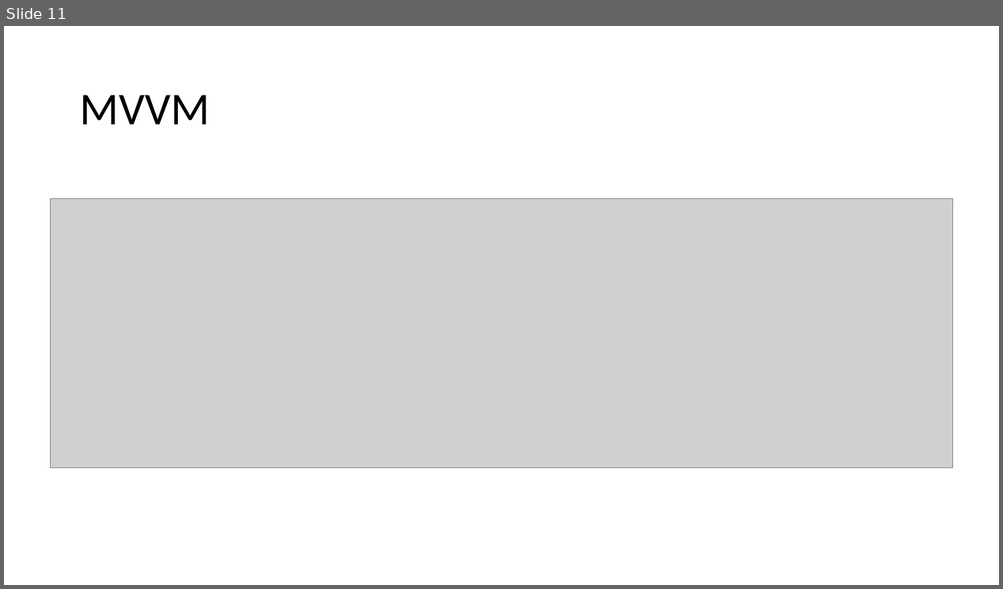
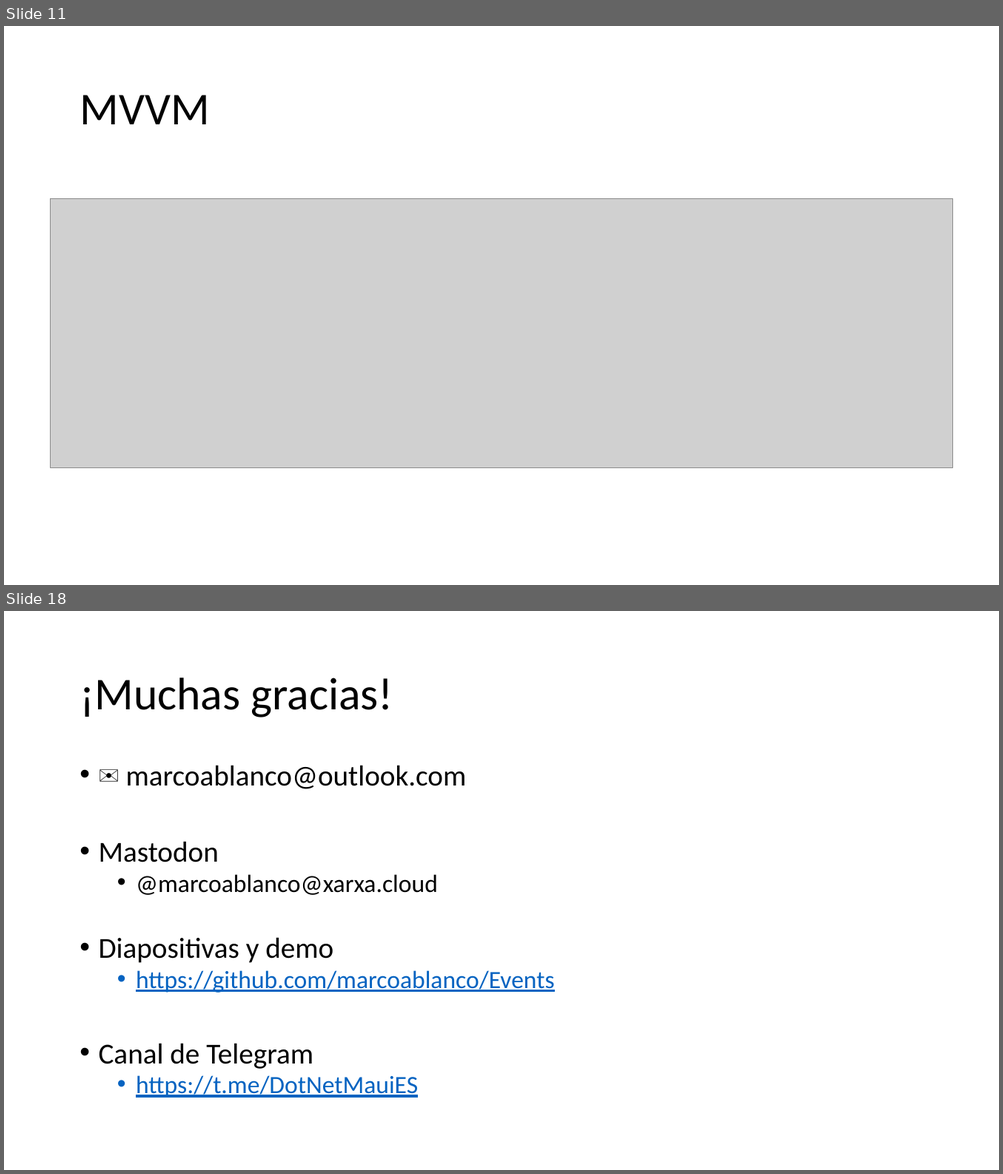
Before and after one commit to marcoablanco/Events, a slide deck: 2026-04 GDG Jerez/DotNet Maui con Android.pptx. Shown one above the other, each under a label of ours: slide 11 before the commit, slides 11 and 18 after it; the slides between them are not shown. The pictures are 1003x589 and 1003x1174 pixels, drawn with LibreOffice and Linux fonts; fonts in the diff are those of the drawing; grey boxes stand for pictures. Boxes give left, top, right and bottom in pixels: in the first picture for what was removed or moved away, otherwise in the second. Text is boxed around its words. In the diff, an @@ line names an element or a change of style, - is before the commit and + after.

```diff
--- a/2026-04 GDG Jerez/DotNet Maui con Android.pptx
+++ b/2026-04 GDG Jerez/DotNet Maui con Android.pptx
@@ slide 18 added at [4,611,999,1170], background #FFFFFF @@
@@ title added at [79,678,392,718], 44 pt, text #000000 @@
+¡Muchas gracias!
@@ text added at [99,765,555,1098], 24 pt, text #000000 @@
+• ✉️ marcoablanco@outlook.com
+• Mastodon
+  • @marcoablanco@xarxa.cloud
+• Diapositivas y demo
+  • https://github.com/marcoablanco/Events
+• Canal de Telegram
+  • https://t.me/DotNetMauiES
```
Also in this commit, not shown: 1 slide changed, 6 other slides added, 37 other files.
